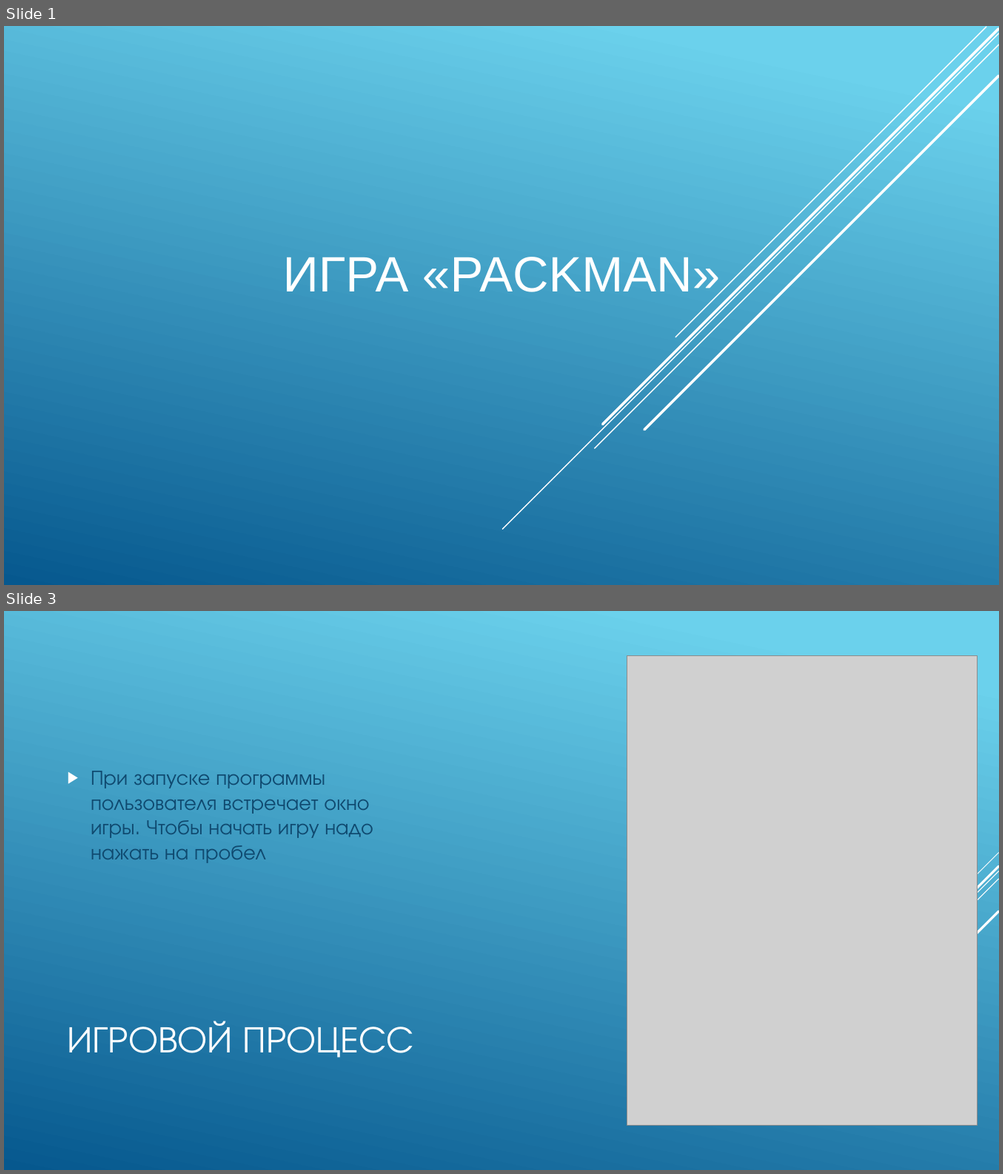
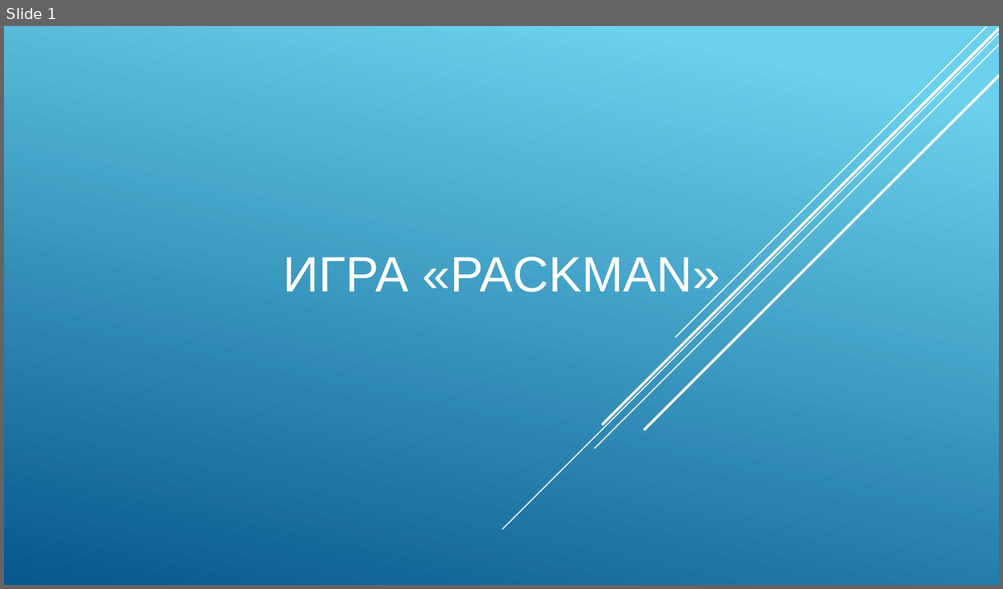
Before and after one commit to ivan-ryaz/PackMan2, a slide deck: Защита/Презентация.pptx. Shown one above the other, each under a label of ours: slides 1 and 3 before the commit, slide 1 after it; the slides between them are not shown. The pictures are 1003x1174 and 1003x589 pixels, drawn with LibreOffice and Linux fonts; fonts in the diff are those of the drawing; grey boxes stand for pictures. Boxes give left, top, right and bottom in pixels: in the first picture for what was removed or moved away, otherwise in the second. Text is boxed around its words. In the diff, an @@ line names an element or a change of style, - is before the commit and + after.

```diff
--- a/Защита/Презентация.pptx
+++ b/Защита/Презентация.pptx
@@ slide 3 removed at (4,611,999,1170), background gradient #6ED2EB to #06588E @@
@@ picture removed at (627,655,977,1125) @@
@@ text removed at (91,771,373,863) @@
-▶ При запуске программы пользователя встречает окно игры. Чтобы начать игру надо нажать на пробел
@@ group removed at (755,853,999,1115): 5 lines @@
@@ title removed at (68,1021,414,1058) @@
-ИГРОВОЙ ПРОЦЕСС
```
Also in this commit, not shown: 4 slides changed, 2 slides added, 1 other file.
